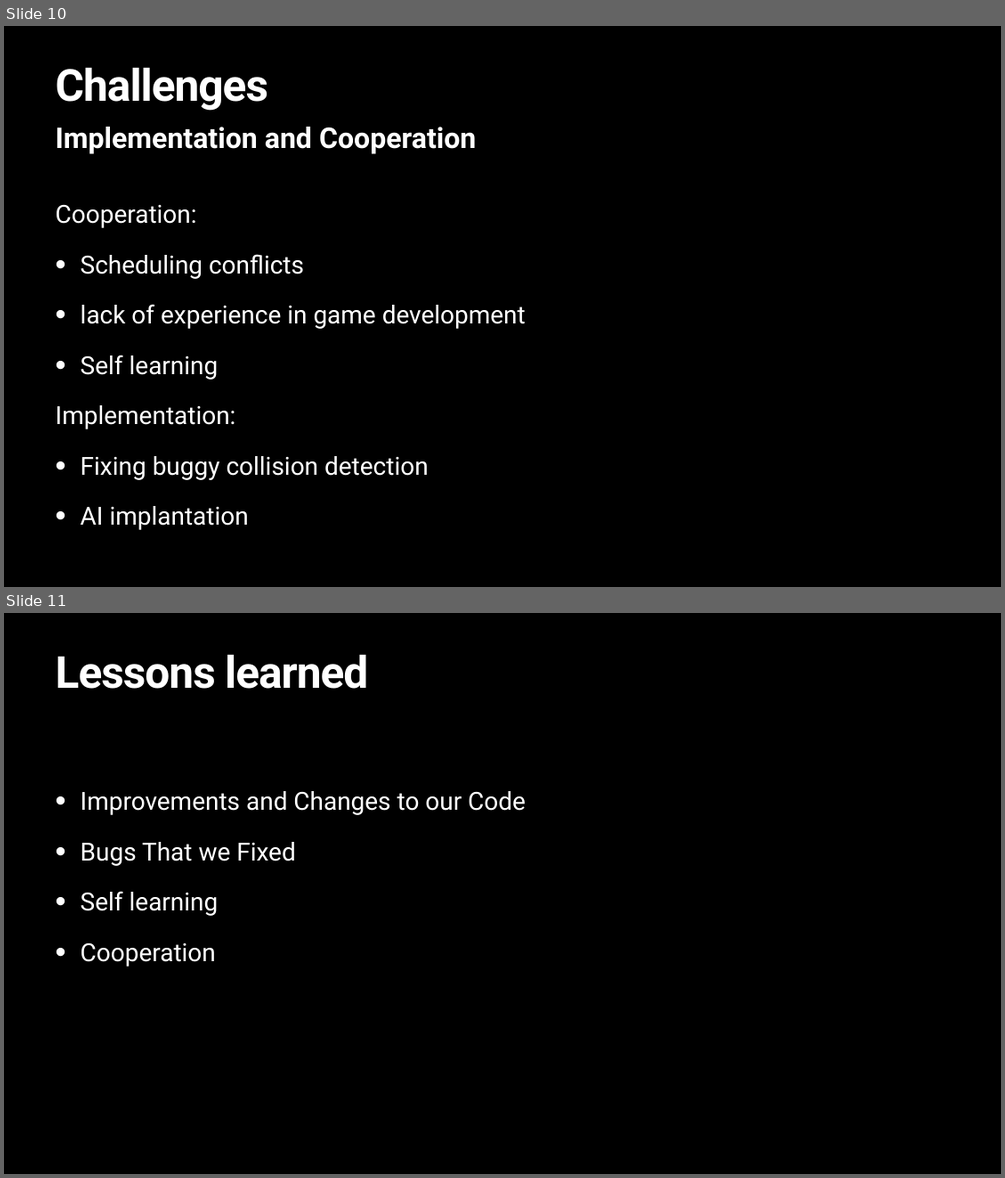
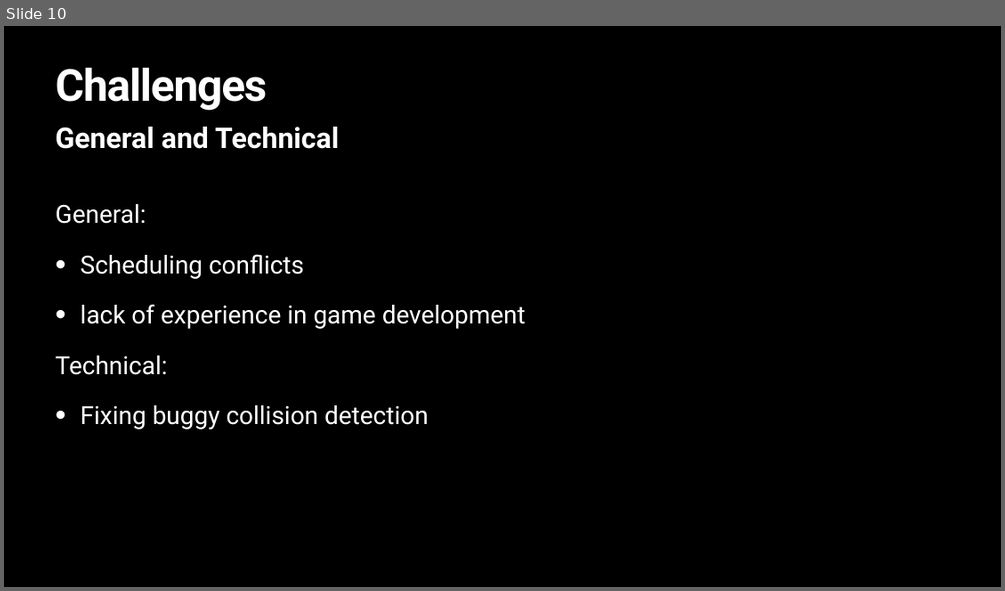
Before and after one commit to xzh1106/CMPT276, a slide deck: Documents/presentation.pptx. Shown one above the other, each under a label of ours: slides 10 and 11 before the commit, slide 10 after it. The pictures are 1005x1178 and 1005x591 pixels, drawn with LibreOffice and Linux fonts; fonts in the diff are those of the drawing. Boxes give left, top, right and bottom in pixels: in the first picture for what was removed or moved away, otherwise in the second. Text is boxed around its words. In the diff, an @@ line names an element or a change of style, - is before the commit and + after.

```diff
--- a/Documents/presentation.pptx
+++ b/Documents/presentation.pptx
@@ slide 11 removed at [4,613,1001,1174], background #000000 @@
@@ title removed at [56,654,368,689] @@
-Lessons learned
@@ text removed at [81,791,526,966] @@
-• Improvements and Changes to our Code
-• Bugs That we Fixed
-• Self learning
-• Cooperation
@@ slide 10 changed as well @@
@@ title "Challenges" at [56,67,267,111]: letter spacing -1.7 to -2 pt @@
@@ text at [56,127,339,149]: text changed @@
-Implementation and Cooperation
+General and Technical
@@ text at [56,204,146,224]: text changed @@
-Cooperation:
+General:
@@ text at [56,355,168,375]: text changed @@
-• Self learning
-Implementation:
+Technical:
@@ text at [81,506,249,530]: paragraph removed @@
-• AI implantation
```
Also in this commit, not shown: 9 other slides changed, 2 slides added, 1 other slide removed.
